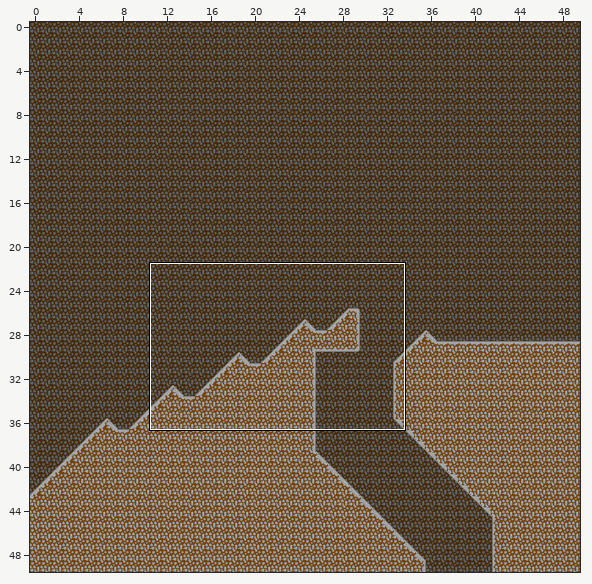
Two states of a Tiled map (JSON), src/assets/maps/level2.json. Above, an overview of the earlier version with the close-up marked.
Close-up. Earlier state:
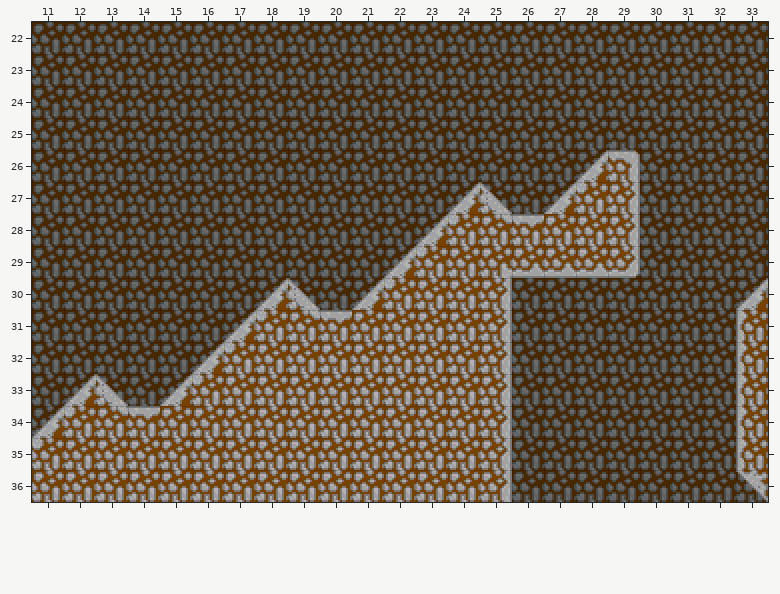
Cells are 16x16 px. Shown: x 11..33, y 22..36.
And afterwards:
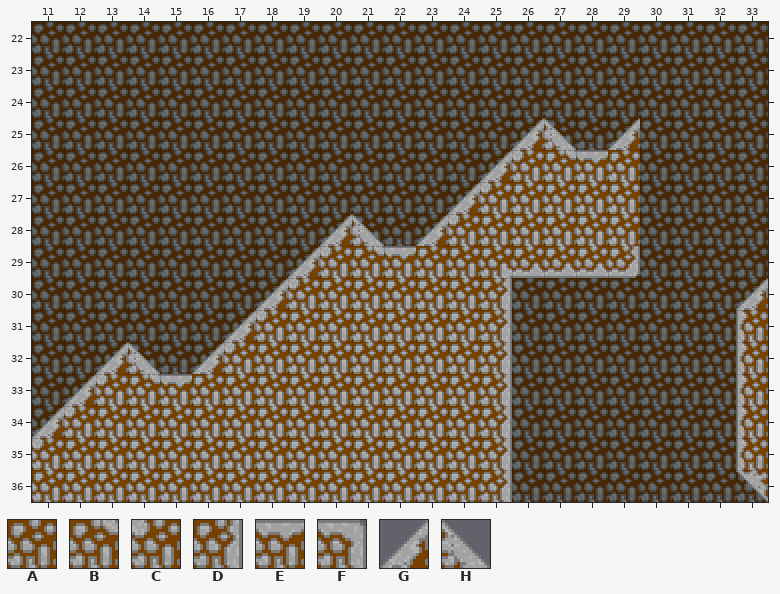
Key: from "cliffs": A 0, B 3, C 4, D 5, E 7, F 12, G 13, H 14.
_ is an empty cell.
The exact change:
Layer "cliffs":
The author changed tile B to tile A in row 28 at x 25; in row 31 at x 19; in row 34 at x 13.
The author changed tile C to tile A in row 27 at x 28; in row 29 at x 23; in row 30 at x 22; in row 33 at x 16.
The author changed tile D to tile A in rows 27 to 28 at x 29.
The author changed tile E to tile A in row 28 at x 26; in row 31 at x 20; in row 34 at x 14.
The author changed tile F to tile A in row 26 at x 29.
The author changed tile G to tile A in row 27 at x 27; in row 30 at x 21.
Tile A now appears in row 27 at x 26; in row 30 at x 20.
Tile B now appears in row 26 at x 27; in row 29 at x 21; in row 33 at x 14.
The author changed tile H to tile C in row 27 at x 25; in row 30 at x 19; in row 33 at x 13.
Tile C now appears in row 26 at x 26; in row 29 at x 20.
The author changed tile G to tile E in row 26 at x 28; in row 29 at x 22; in row 33 at x 15.
Tile G now appears in row 25 at x 26 and 29; in row 26 at x 25; in row 28 at x 20; in row 29 at x 19; in row 32 at x 13.
Tile H now appears in row 25 at x 27; in row 28 at x 21; in row 32 at x 14.
Pixel boxes of the changes (left, top, right, bottom) in both close-ups:
changed: (480, 118, 640, 246)
changed: (288, 214, 428, 322)
changed: (96, 342, 204, 418)
